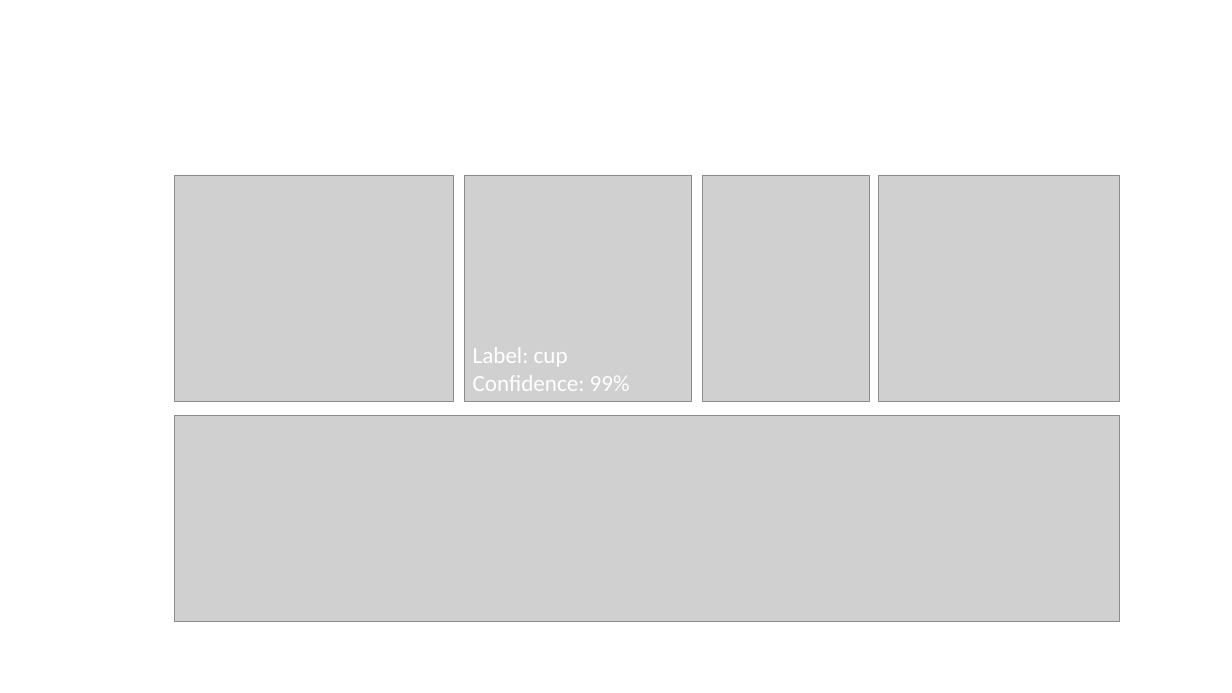
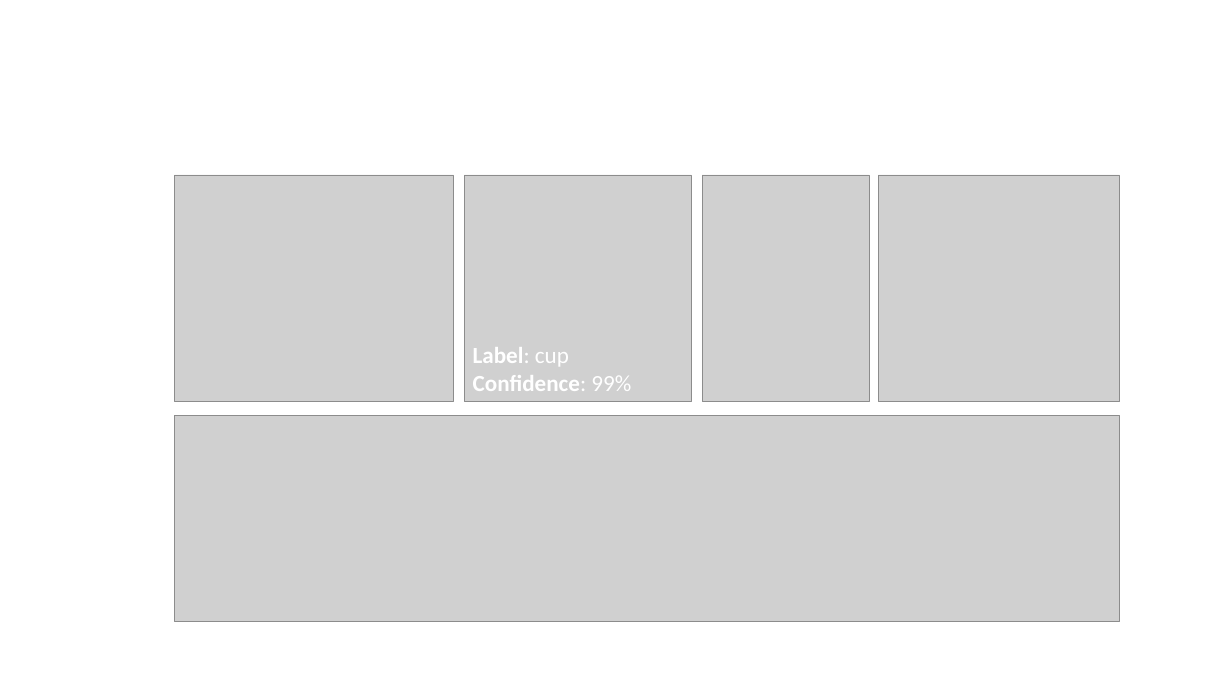
Before and after one commit to microsoft/computervision-recipes, a slide deck: slide 7 of scenarios/media/figures.pptx. Drawn at 1232x693 pixels with LibreOffice and Linux fonts; fonts in the diff are those of the drawing; grey boxes stand for pictures. Boxes give left, top, right and bottom in pixels: in the first picture for what was removed or moved away, otherwise in the second. Text is boxed around its words. In the diff, an @@ line names an element or a change of style, - is before the commit and + after.

```diff
--- a/scenarios/media/figures.pptx
+++ b/scenarios/media/figures.pptx
@@ text "Label: cup Confidence: 99%" at <box>473,347,631,391</box>: bold on in "Label: Confidence:" @@
```
Also in this commit, not shown: 1 slide added, 6 other files.
